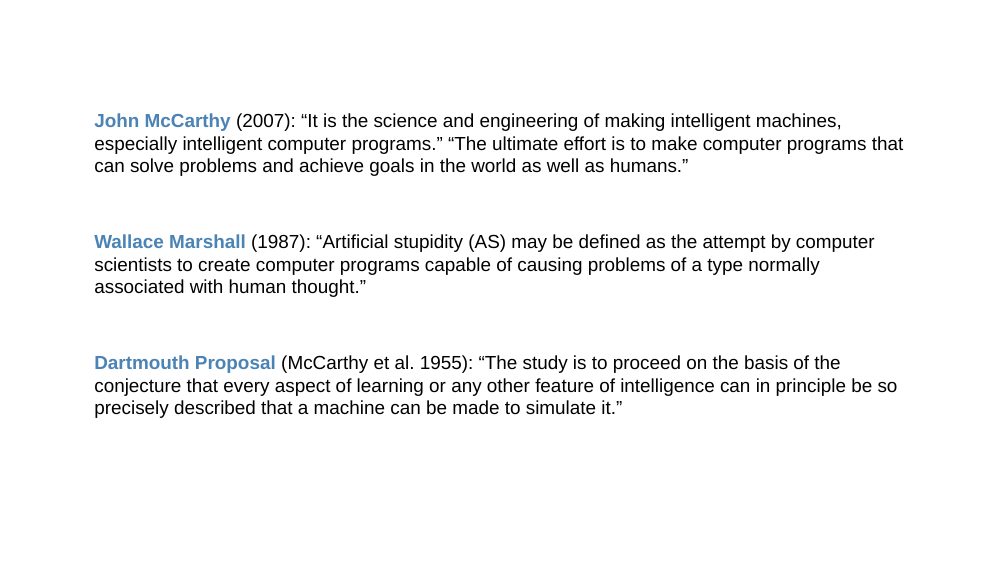
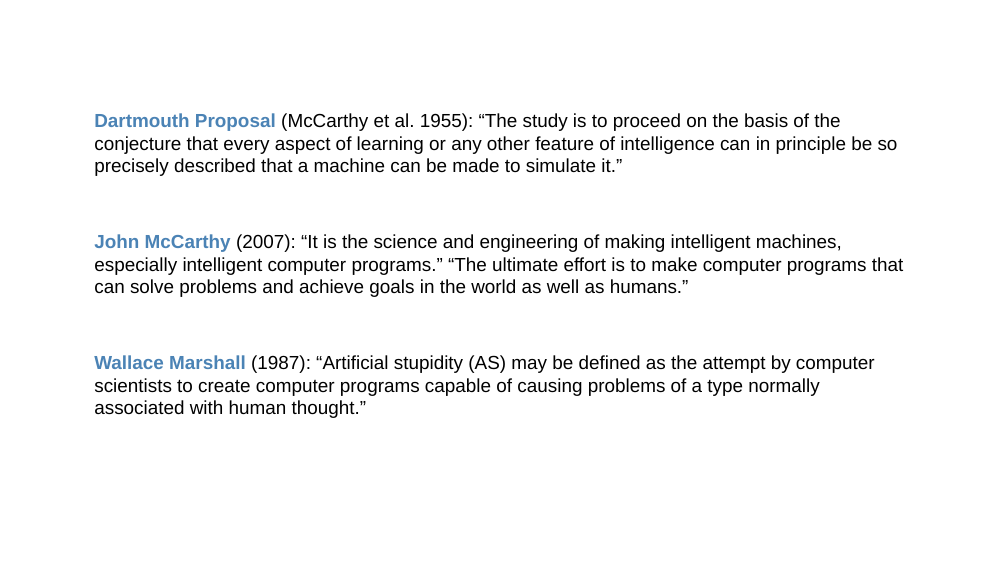
Before and after one commit to PracticumAI-Test/what_is_ai, a slide deck: slide 7 of ai_getting_started.pptx (slide 5 before the commit). Drawn at 1008x567 pixels with LibreOffice and Linux fonts; fonts in the diff are those of the drawing. Boxes give left, top, right and bottom in pixels: in the first picture for what was removed or moved away, otherwise in the second. Text is boxed around its words. In the diff, an @@ line names an element or a change of style, - is before the commit and + after.

```diff
--- a/ai_getting_started.pptx
+++ b/ai_getting_started.pptx
@@ text at [94, 113, 898, 176]: paragraph added @@
+Dartmouth Proposal (McCarthy et al. 1955): “The study is to proceed on the basis of the conjecture that every aspect of learning or any other feature of intelligence can in principle be so precisely described that a machine can be made to simulate it.”
@@ text at [94, 355, 898, 418]: paragraph removed @@
-Dartmouth Proposal (McCarthy et al. 1955): “The study is to proceed on the basis of the conjecture that every aspect of learning or any other feature of intelligence can in principle be so precisely described that a machine can be made to simulate it.”
```
Also in this commit, not shown: 1 other slide changed, 2 slides added.
